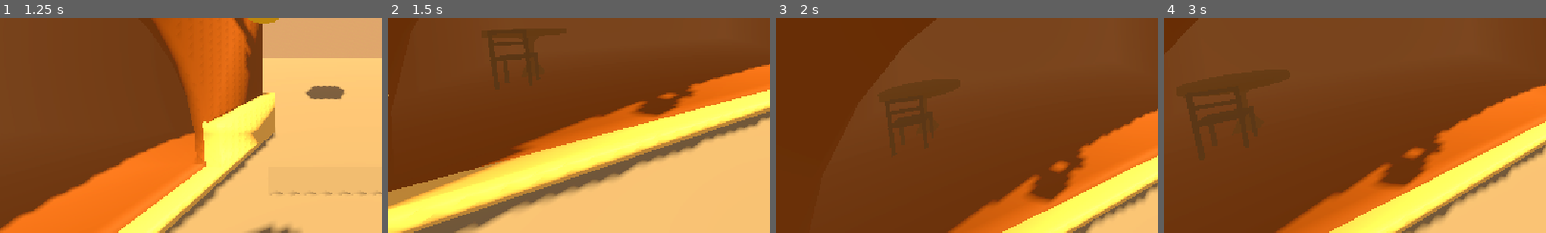
Above: before the commit, frames 1-4 (left to right).
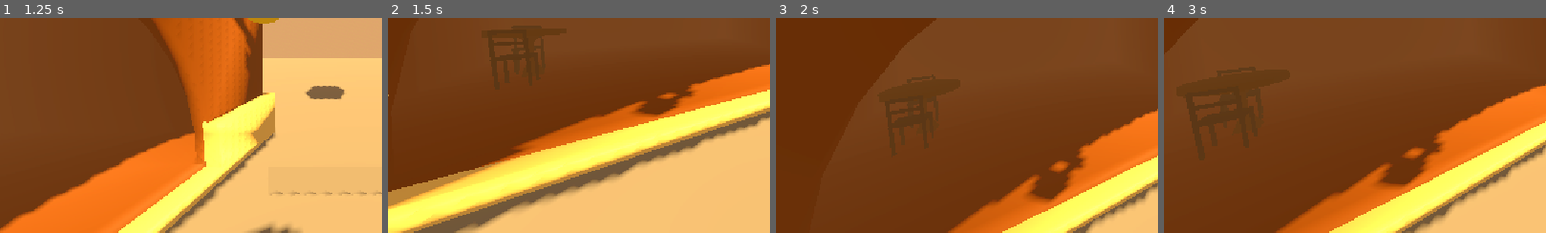
Above: after the commit, the same moments.

Repository: catbot109-blip/One-Roll
Game: Godot game, scene res://character_body_3d.tscn
Same seed, same stepped clock (60 frames per second), same inputs: the game is played once before the commit and once after it. The engine's default icon, where the game draws it, is replaced by a stand-in: a white triangle on a blue panel in a dark square.
Inputs (mouse positions are % of the whole screen's width and height, from its top left):
- Up to frame 1 (1.25 s): tap Enter (ui_accept) at 0.5, 0.77 s; move the mouse to (72, 45) at 0.52 s; hold Right (ui_right) from 0.53 s (still down); hold Shift from 0.53 s (still down); click (72, 45) at 0.67 s
- Up to frame 2 (1.5 s): move the mouse to (45, 50) at 1.27 s; release Right (ui_right) at 1.28 s; release Shift at 1.28 s; hold Up (ui_up) from 1.28 s (still down); tap Shift at 1.35 s
- Up to frame 3 (2 s): keep holding Up (ui_up); tap Enter (ui_accept) at 1.52 s
- Up to frame 4 (3 s): keep holding Up (ui_up); move the mouse to (52, 48) at 2.02 s; hold Shift 2.03-2.78 s; tap Enter (ui_accept) at 2.75 s; move the mouse to (49, 52) at 2.77 s; tap Shift at 2.85 s
The pictures show only the part of the screen within x 0-50%, y 46-96%; the shares and areas given below are measured in that part.

Frame 1 is identical in both runs. In frame 2, 0.3% of the frame differs, in the area x 32-41%, y 3-18%; in frame 3, 0.1%; in frame 4, 0.2%.

Commit message:
sigma rizzler skibidi help me

Diff:
--- a/character_body_3d.tscn
+++ b/character_body_3d.tscn
@@ -281,3 +281,8 @@
 
 [node name="chair" parent="." unique_id=745271942 instance=ExtResource("4_c7tqt")]
 transform = Transform3D(-0.0073287855, 0, -0.19986568, 0, 0.2, 0, 0.19986568, 0, -0.0073287855, -5.178236, 0.7876054, 1.2616465)
+
+[node name="chair2" parent="." unique_id=2073724370 instance=ExtResource("4_c7tqt")]
+transform = Transform3D(-0.028648442, 0, 0.19793755, 0, 0.2, 0, -0.19793755, 0, -0.028648442, -6.269348, 0.7876054, 1.3423764)
+
+[node name="table2" type="Node" parent="." unique_id=366678590]
